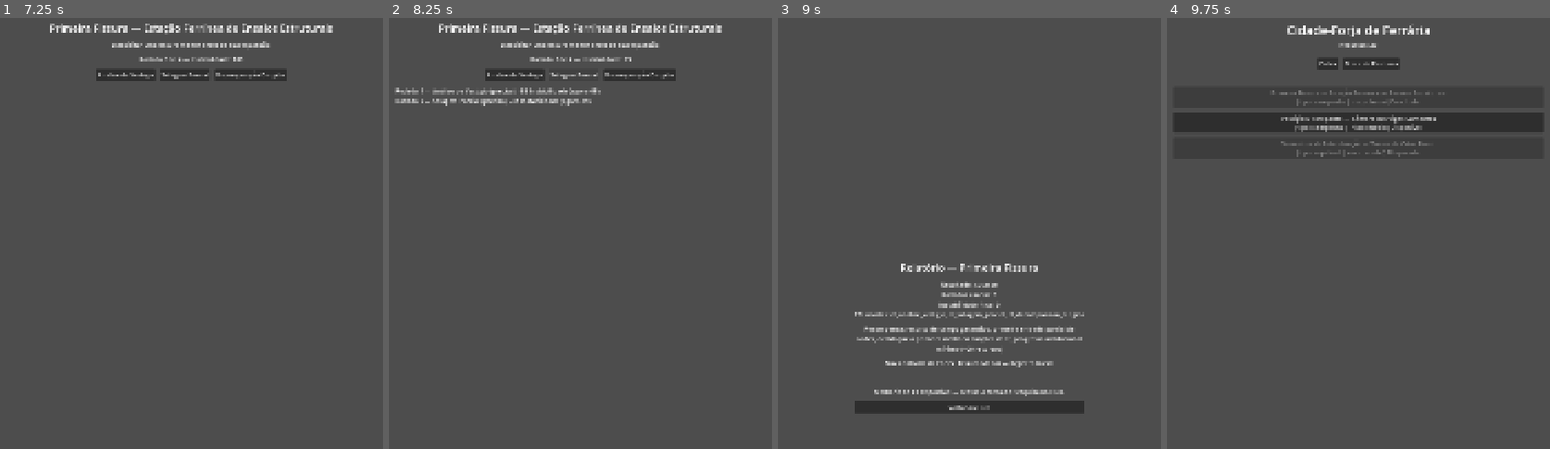
Above: before the commit, frames 1-4 (left to right).
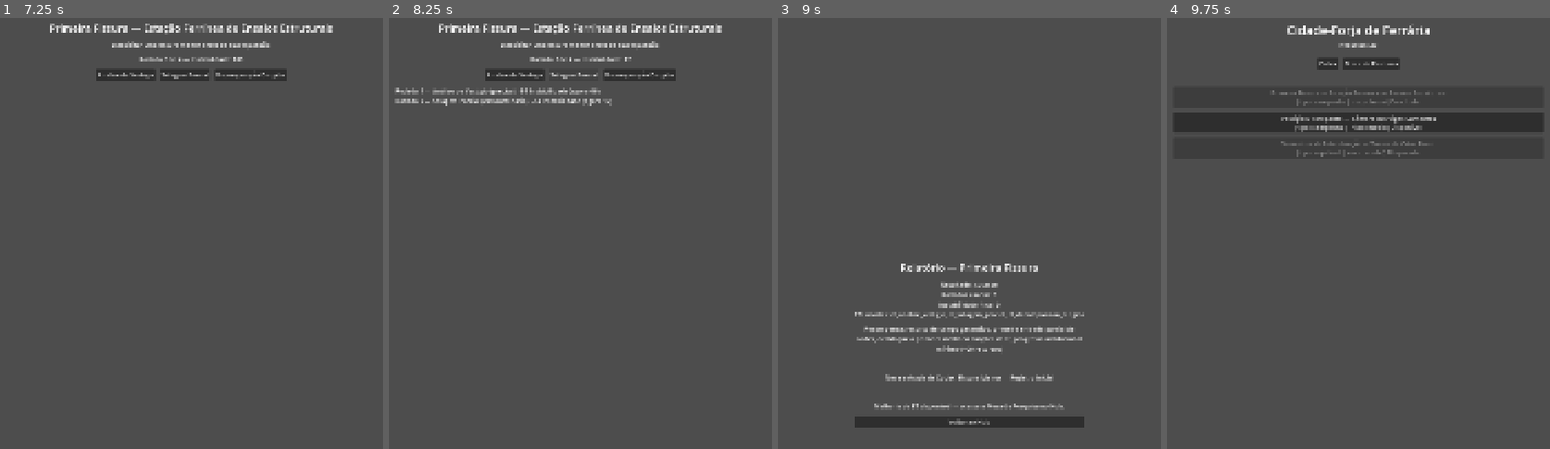
Above: after the commit, the same moments.

Repository: itsmeluan/azoth-breach
Game: Godot game, scene res://scenes/app/app_shell.tscn
Two runs of this game, one before a commit and one after it. Both use one fixed random seed, a clock stepped at 60 frames per second and the inputs below.
Inputs:
- Up to frame 1 (7.25 s): click "Codex" at 0.5 s; click "Mesa de Pesquisa" at 1.25 s; click "Voltar ao Hub" at 2 s; click "Primeira Fissura — Estação Fe…" at 2.75 s; click "Seguir" at 3.5 s; click "Build de Agressão" at 4.25 s; click "Build de Contenção" at 5 s; click "Build de Investigação" at 5.75 s; click "Confirmar e entrar em campo" at 6.5 s
- Up to frame 2 (8.25 s): click "Análise de Vestígio" at 7.25 s; click "Selagem Parcial" at 8 s
- Up to frame 3 (9 s): click "Decomposição Dirigida" at 8.75 s
- Up to frame 4 (9.75 s): click "Voltar ao Hub" at 9.5 s

Frame 1 is identical in both runs. In frame 2, 0.3% of the frame differs, in the area x 24-64%, y 9-21%; in frame 3, 4.4%, in the area x 20-80%, y 79-96%; in frame 4, nothing differs.

Commit message:
BL-008: operação repetível real com loot raro
op_varredura_estabilizacao.json ganha max_rounds=3 — "resolução curta"
(critério de BL-008), mais rápida que Primeira Fissura (4) e Vestígio
Discrepante (5), consistente com "Estrutura Curta" de 04.3 §27.2 para
conteúdo de grind (1-3 rodadas). Sem dual_objective_et: "esta operação
é o principal espaço de comparação entre os três builds" (05.9 §8) —
todas as 4 ETs continuam igualmente viáveis, sem viés mecânico
favorecendo um preset específico.

Implementa o efeito da Lente de Vestígio (05.9 §9.2-9.3) em
et_resolution.gd: um parâmetro avoid_weak que reexecuta a rolagem se
cair "fraca" (e força "normal" no caso raro de cair fraca de novo) —
efeito distinto e mais restrito que a melhoria de ET (upgrade_level),
deliberadamente, já que 05.9 é explícito que o item "não deve
substituir melhoria de ET". Em operation_field_screen.gd, esse bônus
só se aplica quando a ET usada é Análise de Vestígio E o item já foi
obtido (SliceState.has_chase_loot) — "ampliar o valor prático de
Análise de Vestígio", não um buff genérico.

report_screen.gd exibe "Loot raro obtido: ..." quando
report_data.chase_loot_this_run (escrito por SliceState.complete_operation
no commit anterior) não está vazio.

Refs: BL-008 (docs/05_produto/AZOTH_05.11) — fecha M4

Diff:
--- a/game/data/operations/op_varredura_estabilizacao.json
+++ b/game/data/operations/op_varredura_estabilizacao.json
@@ -12,5 +12,6 @@
     "progresso_de_pesquisa_aplicavel"
   ],
   "rewards_chase": ["lente_de_vestigio"],
-  "unlocks_on_complete": []
+  "unlocks_on_complete": [],
+  "max_rounds": 3
 }
--- a/game/scenes/reports/report_screen.tscn
+++ b/game/scenes/reports/report_screen.tscn
@@ -45,6 +45,12 @@
 text = ""
 horizontal_alignment = 1
 
+[node name="ChaseLootLabel" type="Label" parent="Content"]
+layout_mode = 2
+autowrap_mode = 3
+text = ""
+horizontal_alignment = 1
+
 [node name="CodexNoticeLabel" type="Label" parent="Content"]
 layout_mode = 2
 autowrap_mode = 3
--- a/game/scripts/features/operations/operation_field_screen.gd
+++ b/game/scripts/features/operations/operation_field_screen.gd
@@ -11,6 +11,14 @@
 const INITIAL_INSTABILITY := 100
 const DEFAULT_MAX_ROUNDS := 4
 const DUAL_OBJECTIVE_INSTABILITY_FACTOR := 0.8
+
+# Lente de Vestígio (05.9 §9.2): "ampliar o valor prático de Análise de
+# Vestígio" e "reduzir risco em contexto específico de análise ou coleta" —
+# efeito distinto da melhoria de ET (05.9 §9.3 "não deve substituir
+# melhoria de ET"), por isso essa é uma regra própria, não outro nível de
+# upgrade_level.
+const CHASE_LOOT_ID := "lente_de_vestigio"
+const CHASE_LOOT_BONUS_ET := "et_analise_vestigio"
 
 var _operation: Dictionary = {}
 var _ets_by_id: Dictionary = {}
@@ -87,7 +95,8 @@
 
 	_round += 1
 	var upgrade_level: int = SliceState.et_upgrade_level(et_id)
-	var result := ETResolution.resolve_attempt(upgrade_level)
+	var avoid_weak := et_id == CHASE_LOOT_BONUS_ET and SliceState.has_chase_loot(CHASE_LOOT_ID)
+	var result := ETResolution.resolve_attempt(upgrade_level, avoid_weak)
 	var delta: int = result["delta"]
 	var quality: String = result["quality"]
 
--- a/game/scripts/features/reports/report_screen.gd
+++ b/game/scripts/features/reports/report_screen.gd
@@ -12,6 +12,7 @@
 @onready var title_label: Label = $Content/TitleLabel
 @onready var summary_label: Label = $Content/SummaryLabel
 @onready var rewards_label: Label = $Content/RewardsLabel
+@onready var chase_loot_label: Label = $Content/ChaseLootLabel
 @onready var codex_notice_label: Label = $Content/CodexNoticeLabel
 @onready var recontextualization_label: Label = $Content/RecontextualizationLabel
 @onready var research_notice_label: Label = $Content/ResearchNoticeLabel
@@ -43,11 +44,22 @@
 		", ".join(rewards.map(_format_slug)), SliceState.RESOURCE_GRANT_PER_OPERATION,
 	]
 
+	chase_loot_label.text = _build_chase_loot_notice()
 	codex_notice_label.text = _build_codex_notice(operation)
 	recontextualization_label.text = operation.get("recontextualization_notice", "")
 	research_notice_label.text = "Melhoria de ET disponível — acesse a Mesa de Pesquisa no Hub."
 
 	return_button.pressed.connect(_on_return_pressed)
+
+
+func _build_chase_loot_notice() -> String:
+	var chase_loot_this_run: Array = _context.get("chase_loot_this_run", [])
+	if chase_loot_this_run.is_empty():
+		return ""
+	var names: Array[String] = []
+	for chase_id in chase_loot_this_run:
+		names.append(_format_slug(chase_id).capitalize())
+	return "Loot raro obtido: %s!" % ", ".join(names)
 
 
 func _build_codex_notice(operation: Dictionary) -> String:
--- a/game/scripts/services/et_resolution.gd
+++ b/game/scripts/services/et_resolution.gd
@@ -8,20 +8,30 @@
 ]
 
 const UPGRADE_ROLL_BONUS := 8
+const WEAK_QUALITY := "fraca"
 
 
-static func resolve_attempt(upgrade_level: int = 0) -> Dictionary:
+static func resolve_attempt(upgrade_level: int = 0, avoid_weak: bool = false) -> Dictionary:
+	var result := _roll(upgrade_level)
+	if avoid_weak and result["quality"] == WEAK_QUALITY:
+		result = _roll(upgrade_level)
+		if result["quality"] == WEAK_QUALITY:
+			result = _quality_result(QUALITY_TABLE[1])
+	return result
+
+
+static func _roll(upgrade_level: int) -> Dictionary:
 	var roll: int = clampi(randi_range(1, 100) + upgrade_level * UPGRADE_ROLL_BONUS, 1, 100)
 	var cumulative := 0
 	for entry in QUALITY_TABLE:
 		cumulative += entry["weight"]
 		if roll <= cumulative:
-			return {
-				"quality": entry["quality"],
-				"delta": randi_range(entry["min_delta"], entry["max_delta"]),
-			}
-	var last: Dictionary = QUALITY_TABLE[-1]
+			return _quality_result(entry)
+	return _quality_result(QUALITY_TABLE[-1])
+
+
+static func _quality_result(entry: Dictionary) -> Dictionary:
 	return {
-		"quality": last["quality"],
-		"delta": randi_range(last["min_delta"], last["max_delta"]),
+		"quality": entry["quality"],
+		"delta": randi_range(entry["min_delta"], entry["max_delta"]),
 	}
